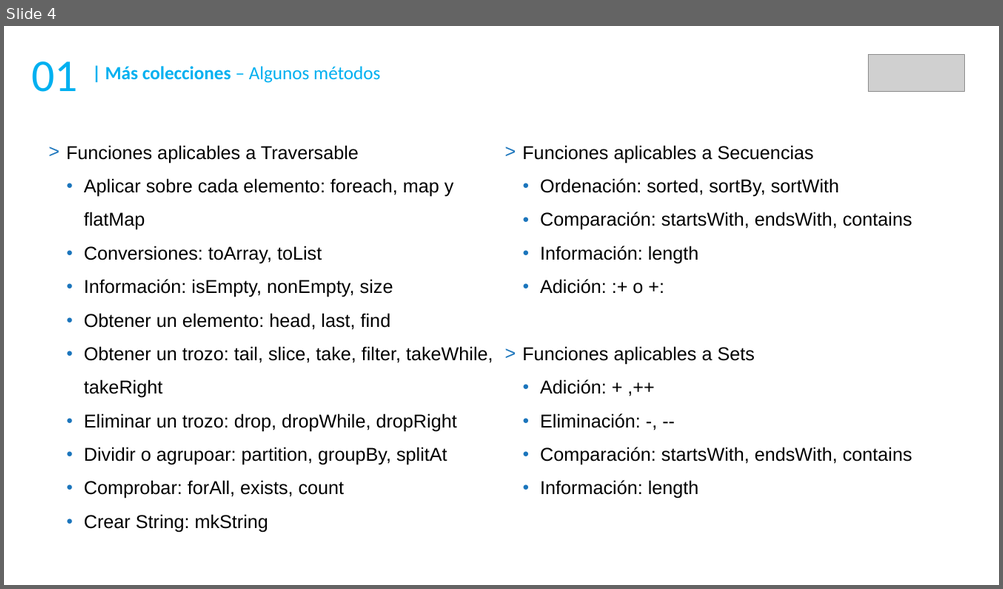
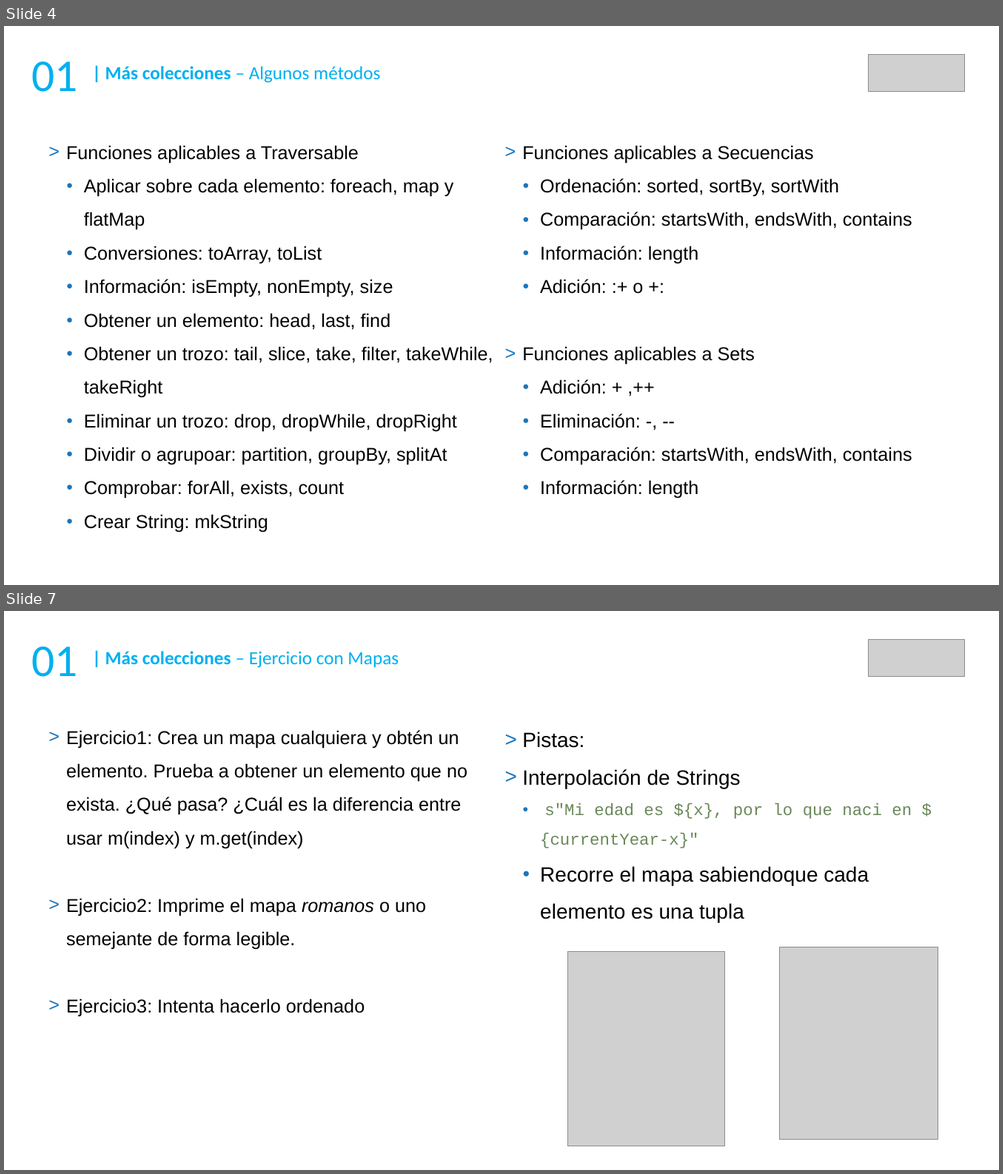
Before and after one commit to DaniGCaff/cursoScalaMay18, a slide deck: guiones/dia2.odp. Shown one above the other, each under a label of ours: slide 4 before the commit, slides 4 and 7 after it; the slides between them are not shown. The pictures are 1003x589 and 1003x1174 pixels, drawn with LibreOffice and Linux fonts; fonts in the diff are those of the drawing; grey boxes stand for pictures. Boxes give left, top, right and bottom in pixels: in the first picture for what was removed or moved away, otherwise in the second. Text is boxed around its words. In the diff, an @@ line names an element or a change of style, - is before the commit and + after.

```diff
--- a/guiones/dia2.odp
+++ b/guiones/dia2.odp
@@ slide 7 added at (4,611,999,1170), background #FFFFFF @@
@@ text added at (32,647,78,677), 44 pt, text #00B0F0 @@
+01
@@ text added at (105,651,398,668), 18 pt, text #00B0F0 @@
+| Más colecciones – Ejercicio con Mapas
@@ picture added at (868,639,965,677) @@
@@ text added at (66,730,467,1017), 18 pt, text #000000 @@
+> Ejercicio1: Crea un mapa cualquiera y obtén un elemento. Prueba a obtener un elemento que no exista. ¿Qué pasa? ¿Cuál es la diferencia entre usar m(index) y m.get(index)
+> Ejercicio2: Imprime el mapa romanos o uno semejante de forma legible.
+> Ejercicio3: Intenta hacerlo ordenado
@@ text added at (522,732,911,923), 20 pt, text #000000 @@
+> Pistas:
+> Interpolación de Strings
+  ● s"Mi edad es ${x}, por lo que naci en ${currentYear-x}"
+  ● Recorre el mapa sabiendoque cada elemento es una tupla
@@ picture added at (568,952,724,1147) @@
@@ picture added at (780,948,938,1139) @@
```
Also in this commit, not shown: 2 slides changed, 13 other slides added, 19 slides removed, 8 other files.
